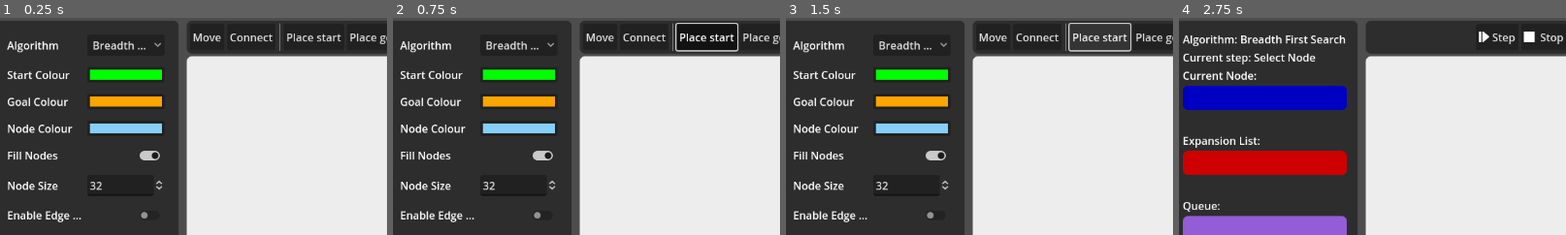
Above: before the commit, frames 1-4 (left to right).
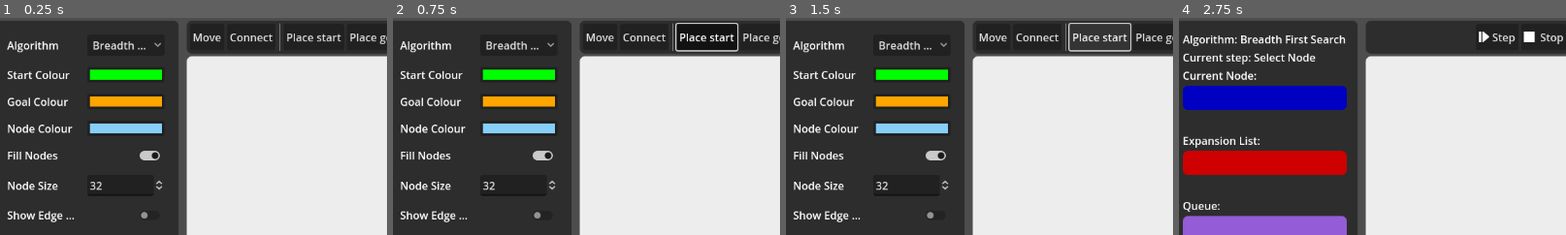
Above: after the commit, the same moments.

Repository: MattBann/Search-Tree-Traversal
Game: Godot game, scene res://scenes/main.tscn
Two runs of this game, one before a commit and one after it. Both use one fixed random seed, a clock stepped at 60 frames per second and the inputs below.
Inputs:
- Up to frame 1 (0.25 s): no input
- Up to frame 2 (0.75 s): click "Place start" at 0.5 s
- Up to frame 3 (1.5 s): click "Place start" at 1.25 s
- Up to frame 4 (2.75 s): click "Start Visualisation" at 2 s
The pictures show only the part of the screen within x 1-51%, y 0-50%; the shares and areas given below are measured in that part.

The runs differ from the first frame. In frame 1, 0.4% of the frame differs, in the area x 2-22%, y 88-95%; in frame 2, 0.4%; in frame 3, 0.4%; in frame 4, nothing differs.

Commit message:
Fix issue #51 by replacing enable with show

Diff:
--- a/scripts/resources/setup_data.gd
+++ b/scripts/resources/setup_data.gd
@@ -68,7 +68,7 @@
 			value = 32
 		},
 		{
-			name = "enable_edge_weights",
+			name = "show_edge_weights",
 			option_type = OptionType.SWITCH,
 			value_type = TYPE_BOOL,
 			value = false,
--- a/scripts/views/edge_view.gd
+++ b/scripts/views/edge_view.gd
@@ -68,7 +68,7 @@
 	arrow.position = to_pos - ((to_pos.normalized()*Controller.get_current_config().get_option("node_size")) if not connecting_mode else Vector2.ZERO)
 	arrow.look_at(arrow.global_position+to_pos)
 	# If enabled, configure and show the edge's weight
-	if Controller.get_current_config().get_option("enable_edge_weights") and edge != null:
+	if Controller.get_current_config().get_option("show_edge_weights") and edge != null:
 		weight_label.text = str(edge.weight)
 		var offset := (to_pos.normalized().rotated(-PI/2)*20)
 		weight_label.set_position((-weight_label.get_rect().size/2)+(to_pos/2) + offset)
Not shown, changed: examples/Binary search tree.stt
Not shown, changed: examples/Directed graph.stt
Not shown, changed: examples/Simple maze.stt
Not shown, changed: examples/Single path spiral.stt
Not shown, changed: examples/Towns and cities in Romania.stt
